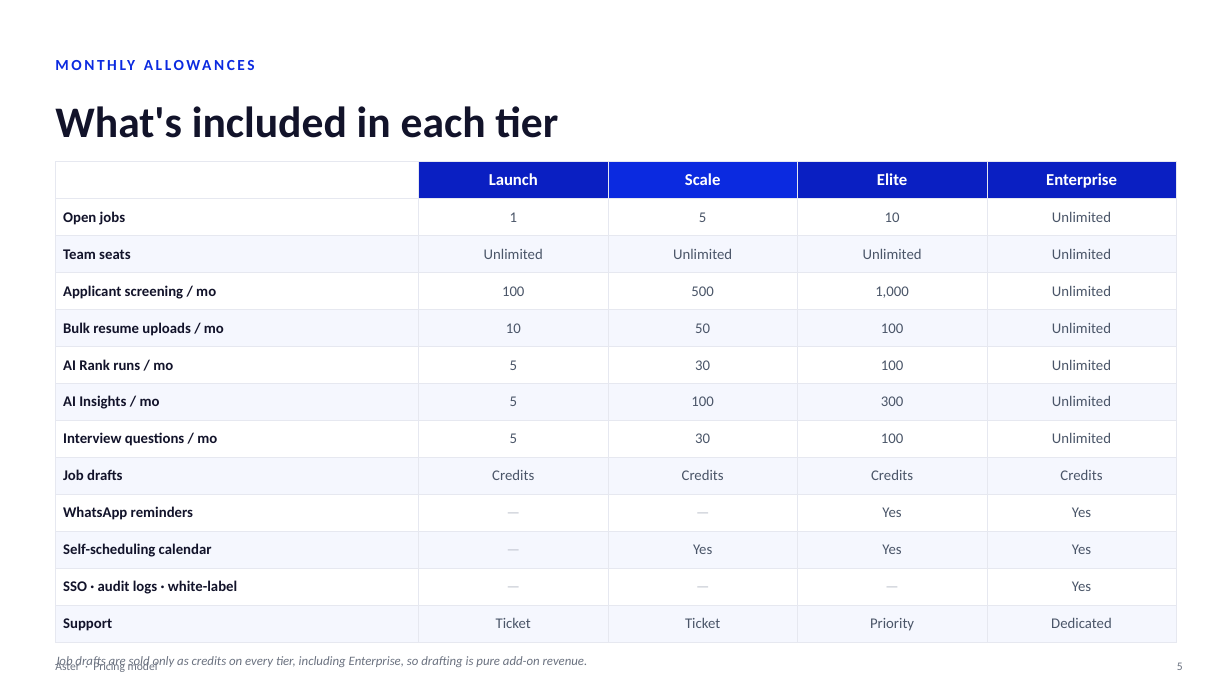
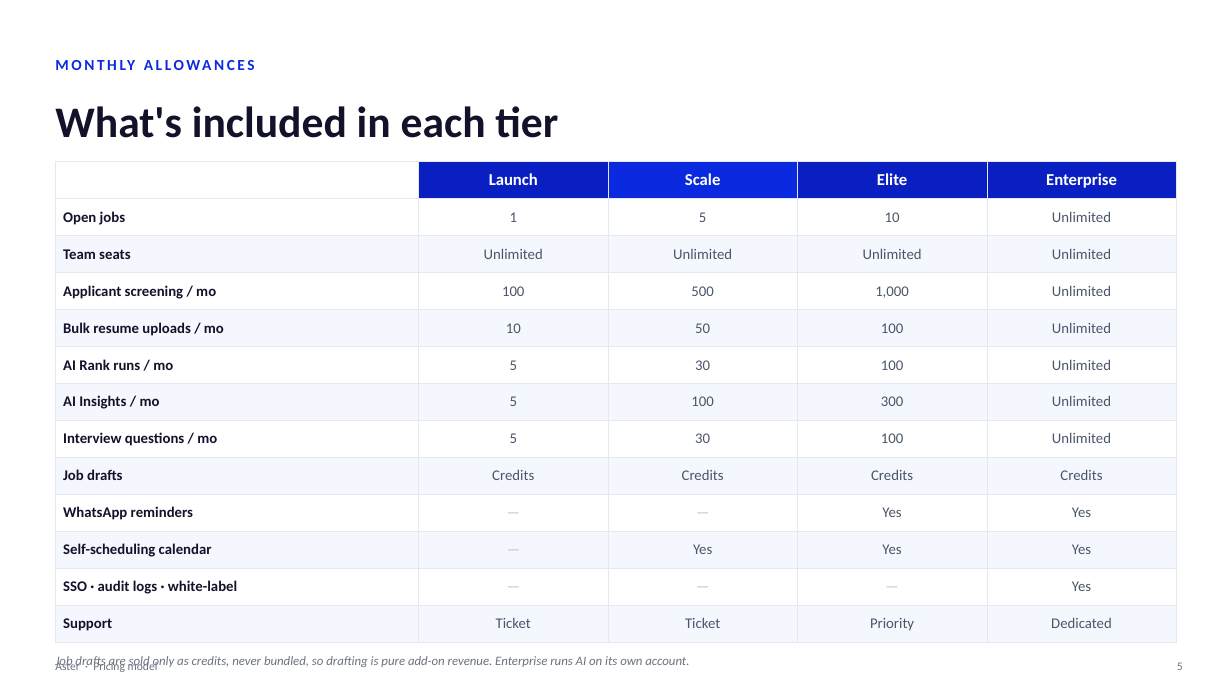
Before and after one commit to shahramly83/aster, a slide deck: slide 5 of docs/aster-pricing.pptx. Drawn at 1232x693 pixels with LibreOffice and Linux fonts; fonts in the diff are those of the drawing. Boxes give left, top, right and bottom in pixels: in the first picture for what was removed or moved away, otherwise in the second. Text is boxed around its words. In the diff, an @@ line names an element or a change of style, - is before the commit and + after.

```diff
--- a/docs/aster-pricing.pptx
+++ b/docs/aster-pricing.pptx
@@ text at <box>55,656,689,670</box>: text changed @@
-Job drafts are sold only as credits on every tier, including Enterprise, so drafting is pure add-on revenue.
+Job drafts are sold only as credits, never bundled, so drafting is pure add-on revenue. Enterprise runs AI on its own account.
```
Also in this commit, not shown: 4 other slides changed, 1 slide added.
